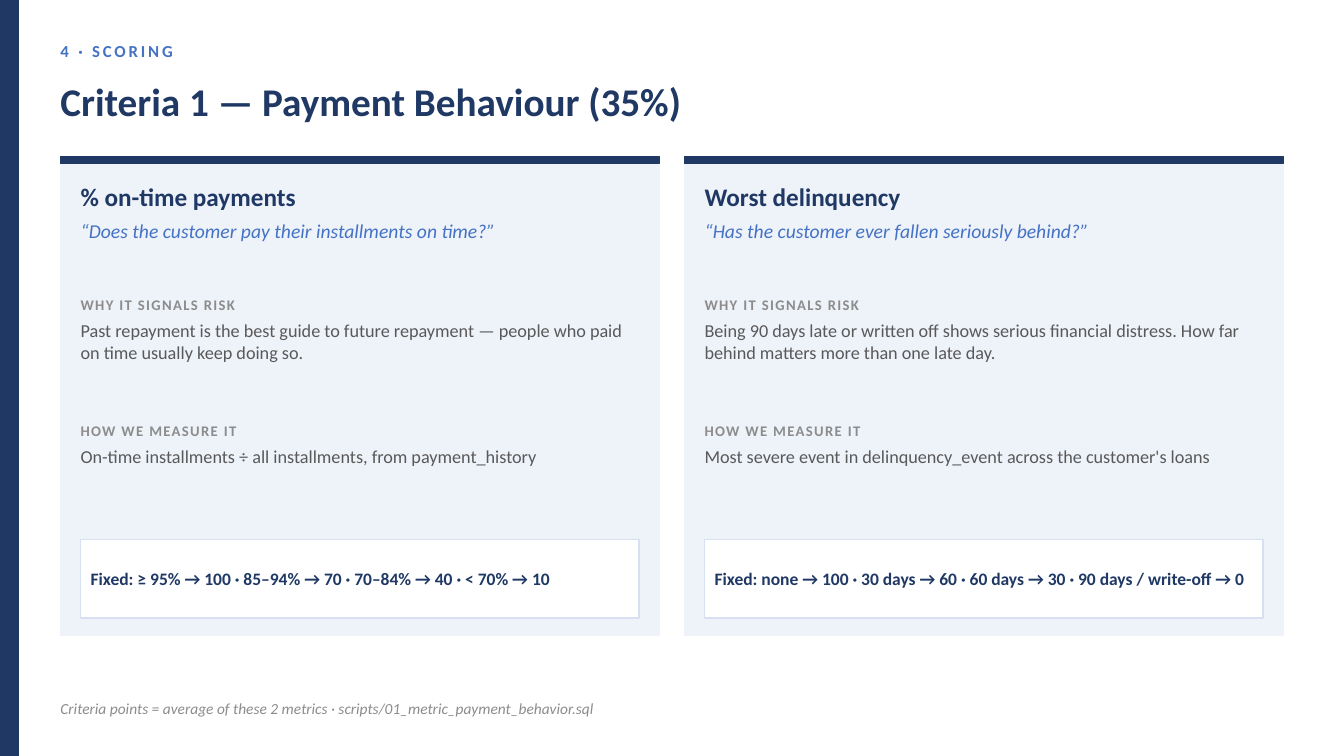
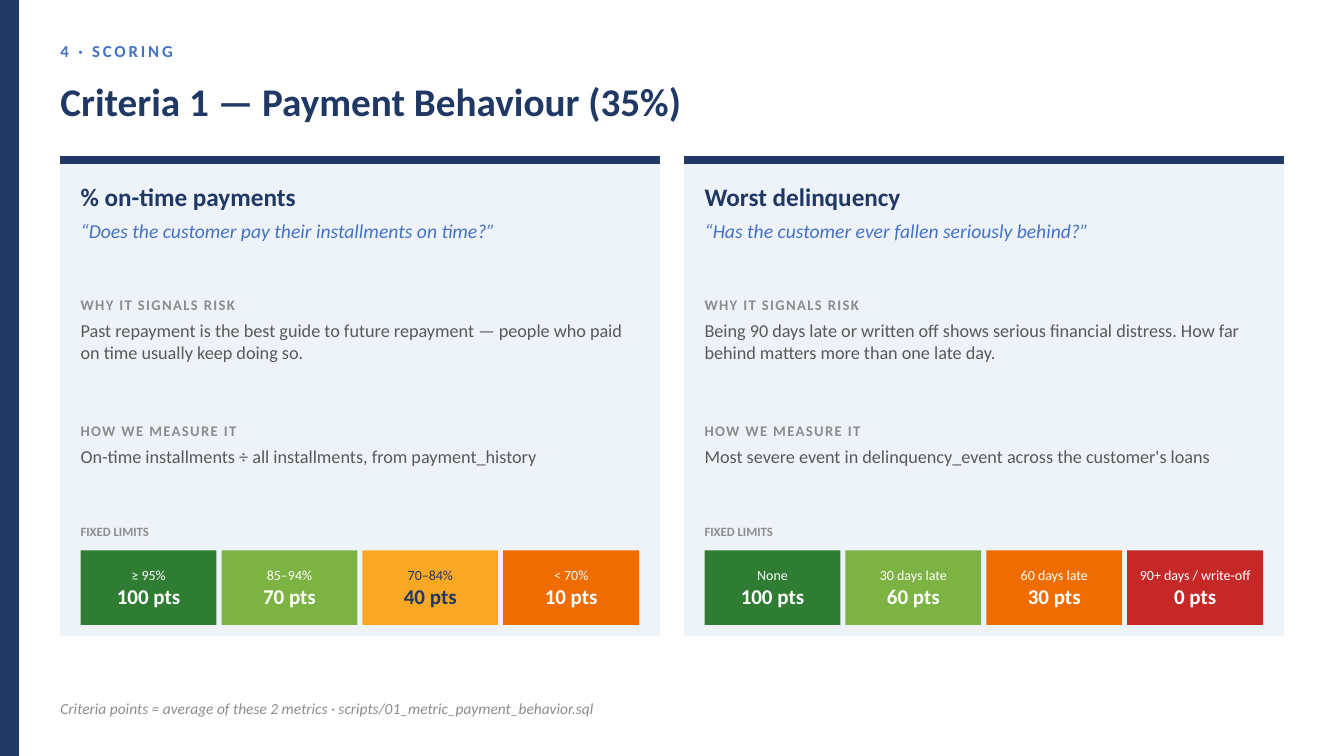
Before and after one commit to huotrithy/da-assignment-risk-scoring, a slide deck: slide 13 of docs/Stage2_Presentation_v2.pptx. Drawn at 1344x756 pixels with LibreOffice and Linux fonts; fonts in the diff are those of the drawing. Boxes give left, top, right and bottom in pixels: in the first picture for what was removed or moved away, otherwise in the second. Text is boxed around its words. In the diff, an @@ line names an element or a change of style, - is before the commit and + after.

```diff
--- a/docs/Stage2_Presentation_v2.pptx
+++ b/docs/Stage2_Presentation_v2.pptx
@@ rectangle removed at (81, 539, 639, 618) @@
@@ text added at (81, 528, 149, 536), 9 pt, text #8C8C8C, bold @@
+FIXED LIMITS
@@ rectangle removed at (705, 539, 1263, 618) @@
@@ text added at (705, 528, 773, 536), 9 pt, text #8C8C8C, bold @@
+FIXED LIMITS
@@ rectangle added at (81, 551, 217, 625), fill #2E7D32, 15 pt, text #FFFFFF, bold @@
+≥ 95%
+100 pts
@@ rectangle added at (222, 551, 358, 625), fill #7CB342, 10 pt, text #FFFFFF @@
+85–94%
+70 pts
@@ rectangle added at (363, 551, 499, 625), fill #F9A825, 10 pt, text #1F3864 @@
+70–84%
+40 pts
@@ rectangle added at (503, 551, 639, 625), fill #EF6C00, 15 pt, text #FFFFFF, bold @@
+< 70%
+10 pts
@@ rectangle added at (705, 551, 841, 625), fill #2E7D32, 15 pt, text #FFFFFF, bold @@
+None
+100 pts
@@ rectangle added at (846, 551, 982, 625), fill #7CB342, 10 pt, text #FFFFFF @@
+30 days late
+60 pts
@@ rectangle added at (987, 551, 1123, 625), fill #EF6C00, 10 pt, text #FFFFFF @@
+60 days late
+30 pts
@@ rectangle added at (1127, 551, 1263, 625), fill #C62828, 10 pt, text #FFFFFF @@
+90+ days / write-off
+0 pts
@@ text removed at (91, 572, 550, 585) @@
-Fixed: ≥ 95% → 100 · 85–94% → 70 · 70–84% → 40 · < 70% → 10
@@ text removed at (715, 572, 1244, 588) @@
-Fixed: none → 100 · 30 days → 60 · 60 days → 30 · 90 days / write-off → 0
```
Also in this commit, not shown: 6 other slides changed.
